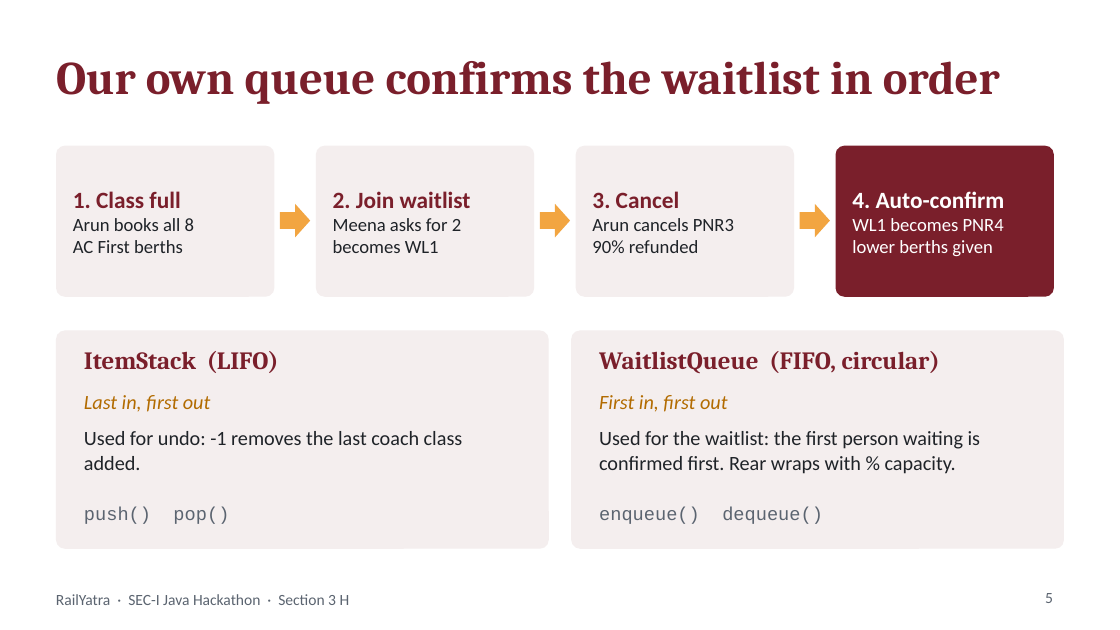
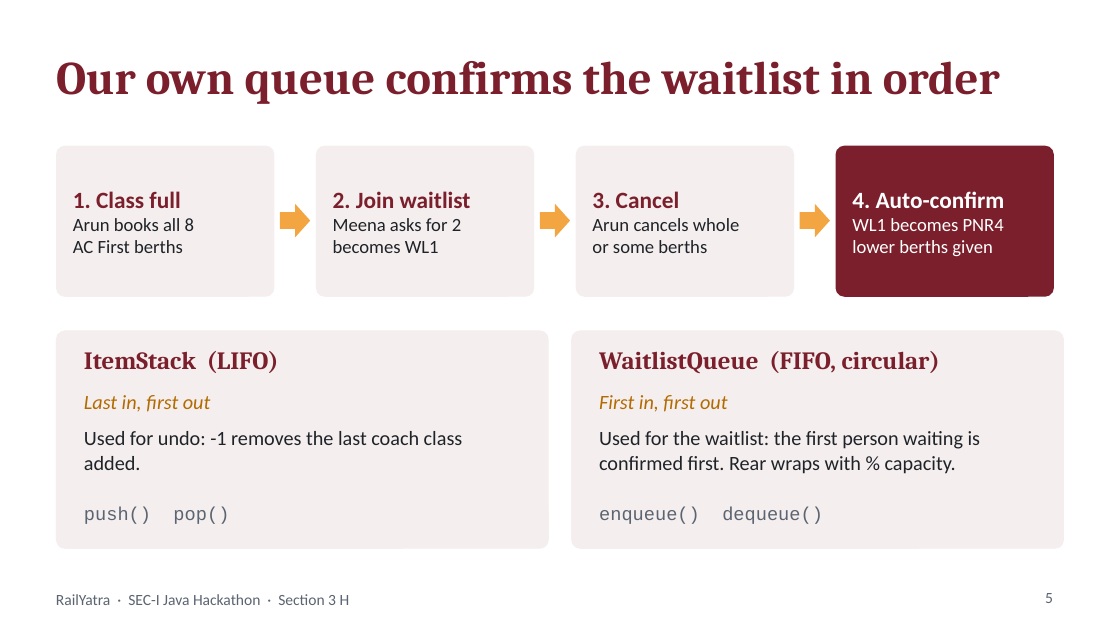
Before and after one commit to pandeylakshya207-max/RailYatra, a slide deck: slide 5 of RailYatra_Presentation.pptx. Drawn at 1120x630 pixels with LibreOffice and Linux fonts; fonts in the diff are those of the drawing. Boxes give left, top, right and bottom in pixels: in the first picture for what was removed or moved away, otherwise in the second. Text is boxed around its words. In the diff, an @@ line names an element or a change of style, - is before the commit and + after.

Commit message:
Add partial cancellation: cancel whole booking or only some berths

```diff
--- a/RailYatra_Presentation.pptx
+++ b/RailYatra_Presentation.pptx
@@ text at <box>592,218,740,253</box>: text changed @@
-Arun cancels PNR3
-90% refunded
+Arun cancels whole
+or some berths
```
Also in this commit, not shown: 3 other slides changed, 7 other files.
